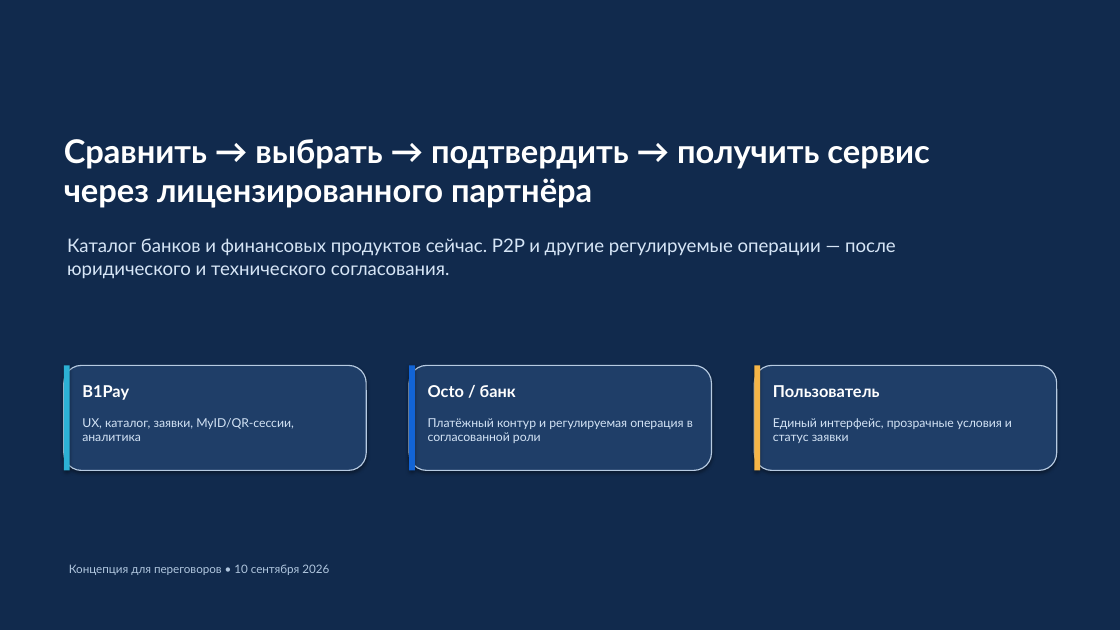
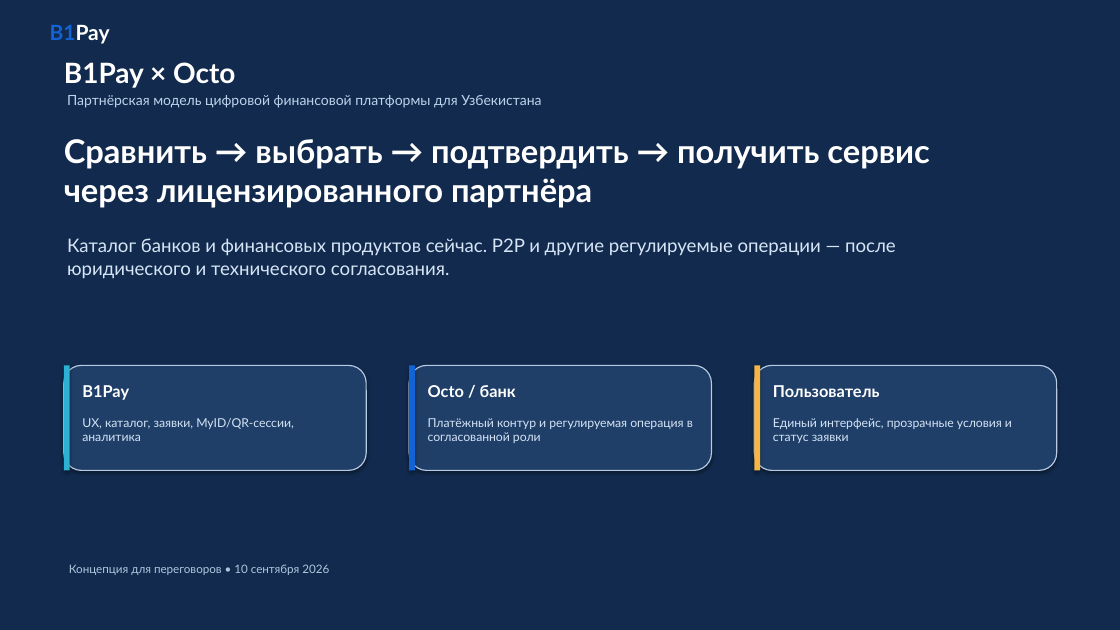
Before and after one commit to alexmorrowind/alexmorrowind.github.io, a slide deck: slide 1 of deliverables/octo-business/output/B1Pay_Octo_Partner_Proposal.pptx. Drawn at 1120x630 pixels with LibreOffice and Linux fonts; fonts in the diff are those of the drawing. Boxes give left, top, right and bottom in pixels: in the first picture for what was removed or moved away, otherwise in the second. Text is boxed around its words. In the diff, an @@ line names an element or a change of style, - is before the commit and + after.

```diff
--- a/deliverables/octo-business/output/B1Pay_Octo_Partner_Proposal.pptx
+++ b/deliverables/octo-business/output/B1Pay_Octo_Partner_Proposal.pptx
@@ text added at bbox=[50, 24, 110, 44], 18 pt, text #FFFFFF, bold @@
+B1Pay
@@ text added at bbox=[64, 62, 235, 88], 24 pt, text #FFFFFF, bold @@
+B1Pay × Octo
@@ text added at bbox=[67, 95, 541, 108], 12 pt, text #BED3EB @@
+Партнёрская модель цифровой финансовой платформы для Узбекистана
```
Also in this commit, not shown: 14 other slides changed, 3 other files.
